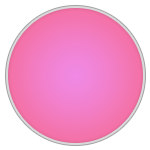
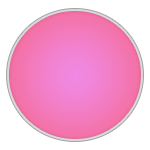
Layer changes from the first 150 x 150 image to the second:
painted on "rice" over [5, 5, 146, 146]
